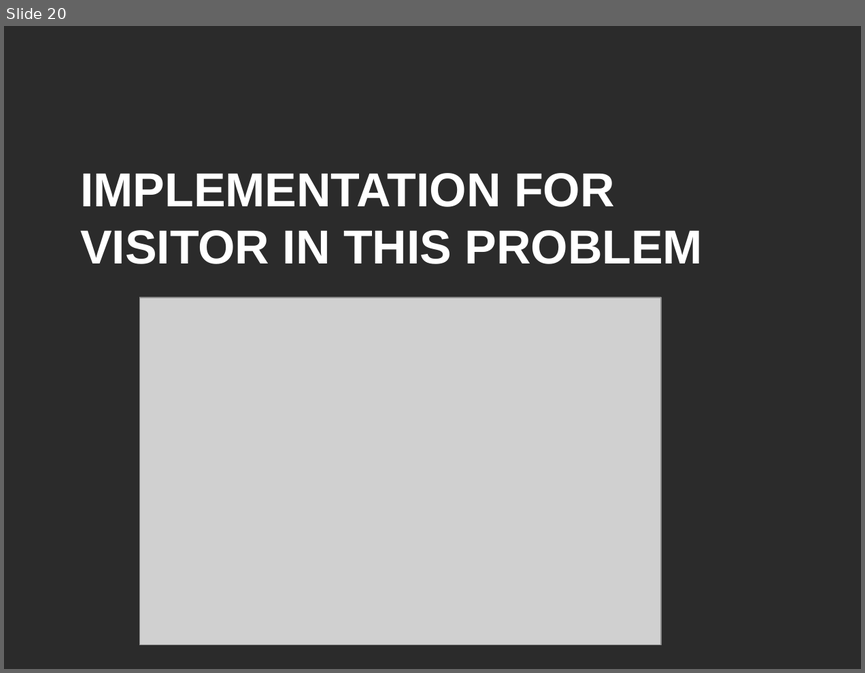
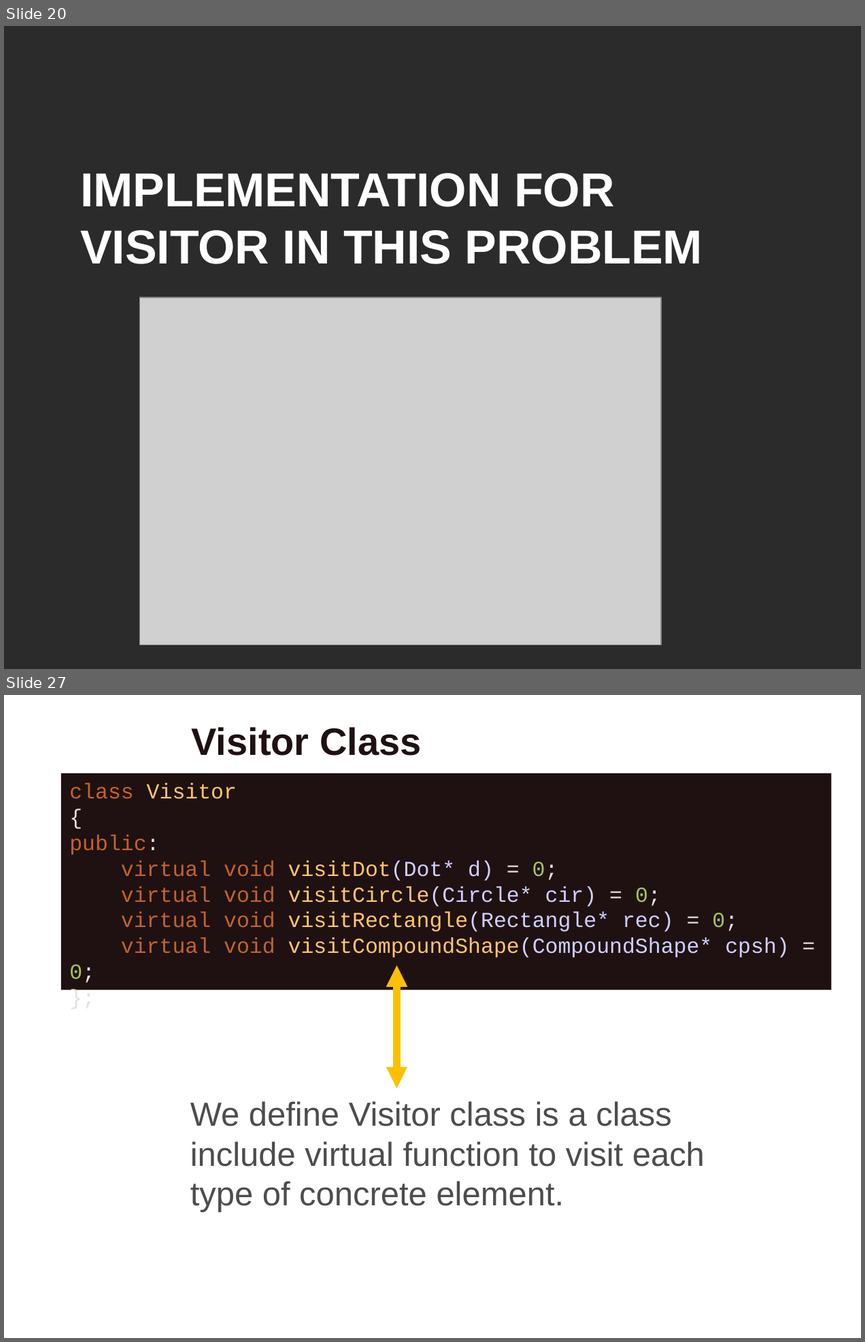
Before and after one commit to VThanhPhuc/CS202-Group-9, a slide deck: Design Pattern.pptx. Shown one above the other, each under a label of ours: slide 20 before the commit, slides 20 and 27 after it; the slides between them are not shown. The pictures are 865x673 and 865x1342 pixels, drawn with LibreOffice and Linux fonts; fonts in the diff are those of the drawing; grey boxes stand for pictures; background and template pictures are left out; a plain dark background stands for a picture behind light text. Boxes give left, top, right and bottom in pixels: in the first picture for what was removed or moved away, otherwise in the second. Text is boxed around its words. In the diff, an @@ line names an element or a change of style, - is before the commit and + after.

```diff
--- a/Design Pattern.pptx
+++ b/Design Pattern.pptx
@@ slide 27 added at (4, 695, 861, 1338), background picture (left out) @@
@@ title added at (192, 727, 421, 756), 32 pt, text #1F1111, bold @@
+Visitor Class
@@ rectangle added at (61, 773, 832, 989), fill #1F1111, 18 pt, text #FFC66D @@
+class Visitor
+{
+public:
+virtual void visitDot(Dot* d) = 0;
+virtual void visitCircle(Circle* cir) = 0;
+virtual void visitRectangle(Rectangle* rec) = 0;
+virtual void visitCompoundShape(CompoundShape* cpsh) = 0;
+};
@@ double arrow added from (396, 1088) to (396, 965), #FFC000 6 pt @@
@@ text added at (190, 1101, 704, 1212), 28 pt, text #4D4D4D @@
+We define Visitor class is a class include virtual function to visit each type of concrete element.
```
Also in this commit, not shown: 1 slide changed, 20 other slides added, 7 slides removed, 1 other file.
